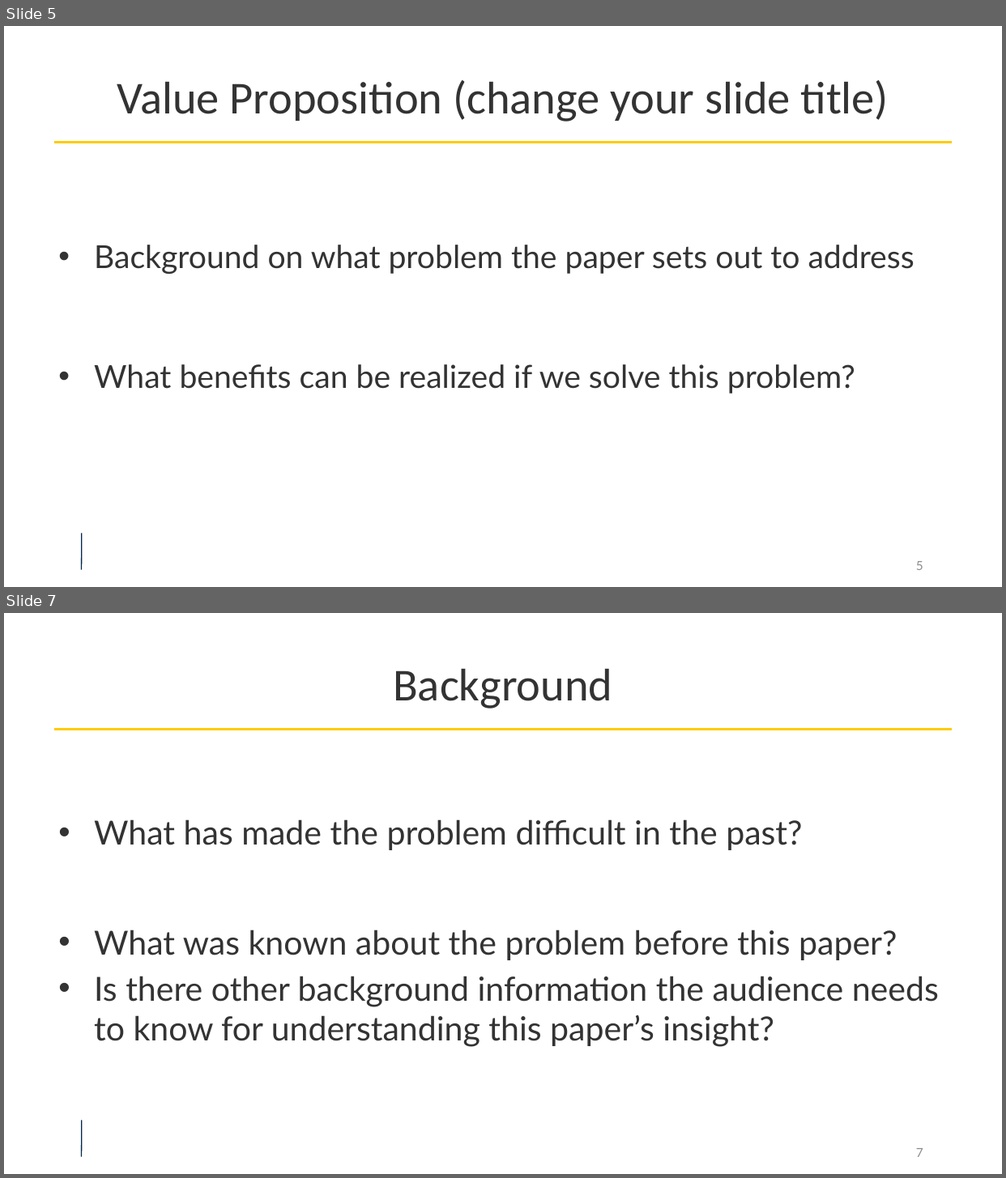
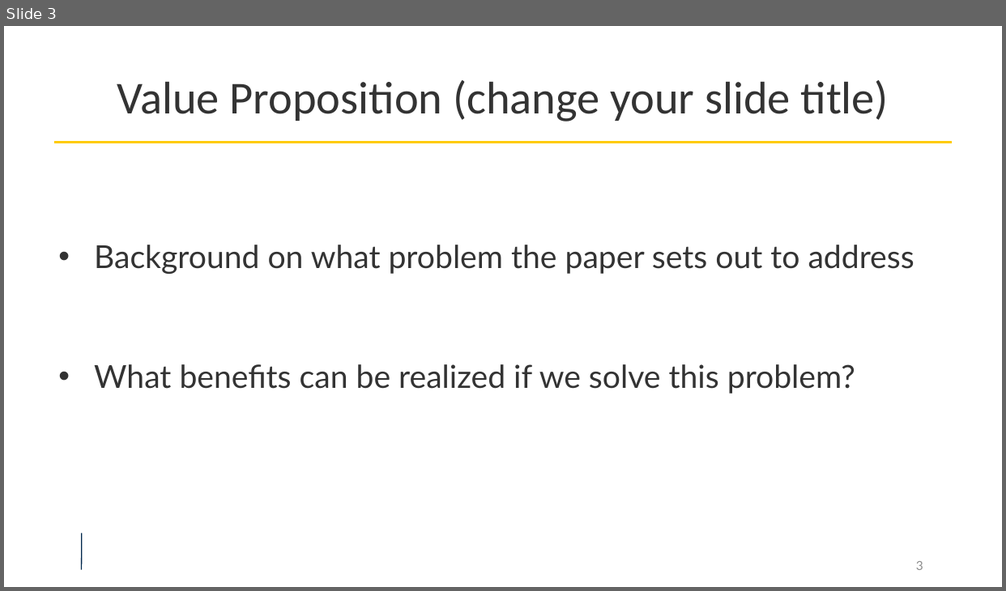
Before and after one commit to umich-eecs598/umich-eecs598.github.io, a slide deck: assets/slides/templates/DeepRob_Paper_Presentation.pptx. Shown one above the other, each under a label of ours: slides 5 and 7 before the commit, slide 3 after it; the slides between them are not shown. The pictures are 1006x1178 and 1006x591 pixels, drawn with LibreOffice and Linux fonts; fonts in the diff are those of the drawing; background and template pictures are left out. Boxes give left, top, right and bottom in pixels: in the first picture for what was removed or moved away, otherwise in the second. Text is boxed around its words. In the diff, an @@ line names an element or a change of style, - is before the commit and + after.

```diff
--- a/assets/slides/templates/DeepRob_Paper_Presentation.pptx
+++ b/assets/slides/templates/DeepRob_Paper_Presentation.pptx
@@ slide 7 removed at box(4, 613, 1002, 1174), background #FFFFFF; not listed: 2 template elements that a slide beside it also shows @@
@@ title removed at box(393, 668, 612, 709) @@
-Background
@@ text removed at box(94, 820, 939, 1047) @@
-• What has made the problem difficult in the past?
-• What was known about the problem before this paper?
-• Is there other background information the audience needs to know for understanding this paper’s insight?
@@ page number removed at box(916, 1148, 923, 1157) @@
-7
@@ what was slide 5 is now slide 3 @@
@@ page number at box(916, 561, 923, 570): text changed @@
-5
+3
```
Also in this commit, not shown: 2 slides changed, 3 slides added, 7 other slides removed, 1 other file.
